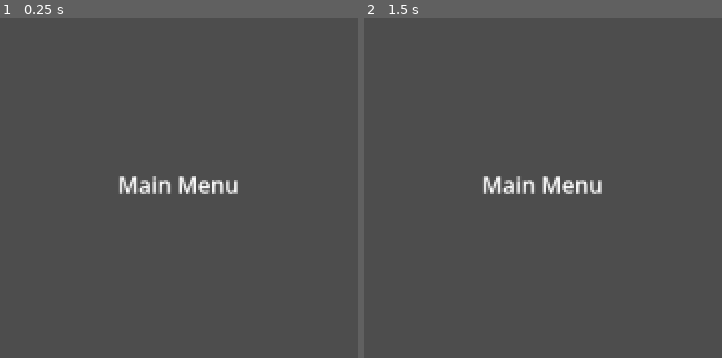
Above: before the commit, frames 1-2 (left to right).
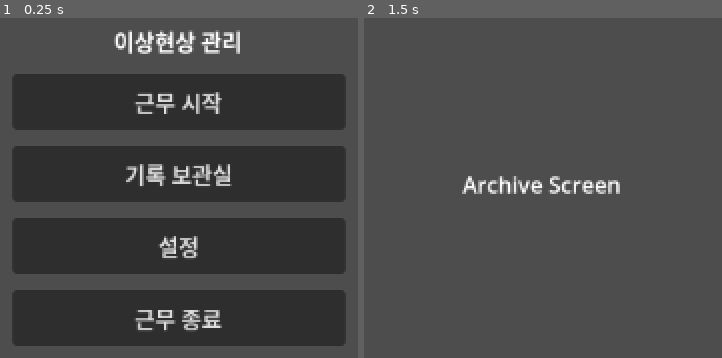
Above: after the commit, the same moments.

Repository: maze4670/AnomalyManagementBranch
Game: Godot game, scene res://scenes/main_menu/MainMenu.tscn
Same seed, same stepped clock (60 frames per second), same inputs: the game is played once before the commit and once after it. The project has no main scene, so this scene is started directly.
Inputs (mouse positions are in pixels of both pictures, inside the frame that each line leads up to):
- Up to frame 1 (0.25 s): no input
- Up to frame 2 (1.5 s): click (543, 174) at 0.5 s, where only the run after the commit has a clickable "기록 보관실"; tap Enter at 1.25 s

The runs differ from the first frame. In frame 1, 62% of the frame differs, in the area x 3-97%, y 3-97%; in frame 2, 1.4%.

Commit message:
Implement main menu navigation

Diff:
--- a/scenes/main_menu/MainMenu.tscn
+++ b/scenes/main_menu/MainMenu.tscn
@@ -11,19 +11,45 @@
 grow_vertical = 2
 script = ExtResource("1_main_menu")
 
-[node name="Label" type="Label" parent="."]
+[node name="CenterContainer" type="CenterContainer" parent="."]
 layout_mode = 1
-anchors_preset = 8
-anchor_left = 0.5
-anchor_top = 0.5
-anchor_right = 0.5
-anchor_bottom = 0.5
-offset_left = -80.0
-offset_top = -12.0
-offset_right = 80.0
-offset_bottom = 12.0
+anchors_preset = 15
+anchor_right = 1.0
+anchor_bottom = 1.0
 grow_horizontal = 2
 grow_vertical = 2
-text = "Main Menu"
+
+[node name="MenuContainer" type="VBoxContainer" parent="CenterContainer"]
+layout_mode = 2
+theme_override_constants/separation = 12
+
+[node name="TitleLabel" type="Label" parent="CenterContainer/MenuContainer"]
+layout_mode = 2
+text = "이상현상 관리"
 horizontal_alignment = 1
 vertical_alignment = 1
+
+[node name="StartWorkButton" type="Button" parent="CenterContainer/MenuContainer"]
+custom_minimum_size = Vector2(240, 40)
+layout_mode = 2
+text = "근무 시작"
+
+[node name="ArchiveButton" type="Button" parent="CenterContainer/MenuContainer"]
+custom_minimum_size = Vector2(240, 40)
+layout_mode = 2
+text = "기록 보관실"
+
+[node name="SettingsButton" type="Button" parent="CenterContainer/MenuContainer"]
+custom_minimum_size = Vector2(240, 40)
+layout_mode = 2
+text = "설정"
+
+[node name="QuitButton" type="Button" parent="CenterContainer/MenuContainer"]
+custom_minimum_size = Vector2(240, 40)
+layout_mode = 2
+text = "근무 종료"
+
+[connection signal="pressed" from="CenterContainer/MenuContainer/StartWorkButton" to="." method="_on_start_work_button_pressed"]
+[connection signal="pressed" from="CenterContainer/MenuContainer/ArchiveButton" to="." method="_on_archive_button_pressed"]
+[connection signal="pressed" from="CenterContainer/MenuContainer/SettingsButton" to="." method="_on_settings_button_pressed"]
+[connection signal="pressed" from="CenterContainer/MenuContainer/QuitButton" to="." method="_on_quit_button_pressed"]
--- a/scripts/ui/main_menu/main_menu.gd
+++ b/scripts/ui/main_menu/main_menu.gd
@@ -1,3 +1,21 @@
 extends Control
 
-# UI shell for the main menu screen.
+const BRIEFING_SCENE_PATH := "res://scenes/briefing/BriefingScreen.tscn"
+const ARCHIVE_SCENE_PATH := "res://scenes/archive/ArchiveScreen.tscn"
+const SETTINGS_SCENE_PATH := "res://scenes/settings/SettingsScreen.tscn"
+
+
+func _on_start_work_button_pressed() -> void:
+	get_tree().change_scene_to_file(BRIEFING_SCENE_PATH)
+
+
+func _on_archive_button_pressed() -> void:
+	get_tree().change_scene_to_file(ARCHIVE_SCENE_PATH)
+
+
+func _on_settings_button_pressed() -> void:
+	get_tree().change_scene_to_file(SETTINGS_SCENE_PATH)
+
+
+func _on_quit_button_pressed() -> void:
+	get_tree().quit()
